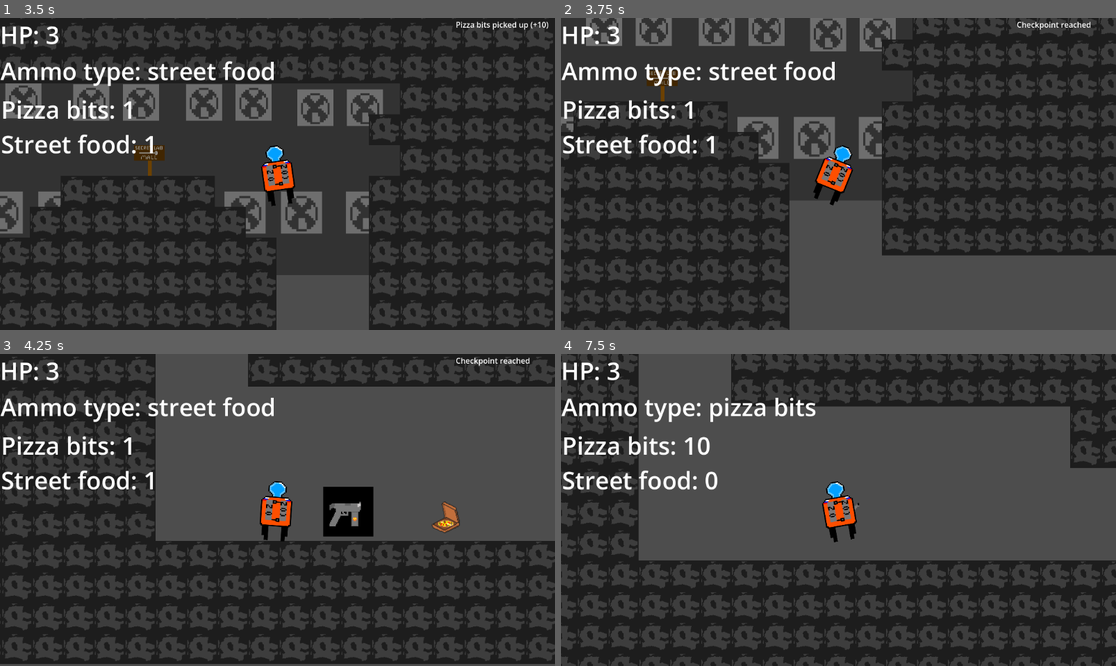
Above: before the commit, frames 1-4 (two rows, left to right).
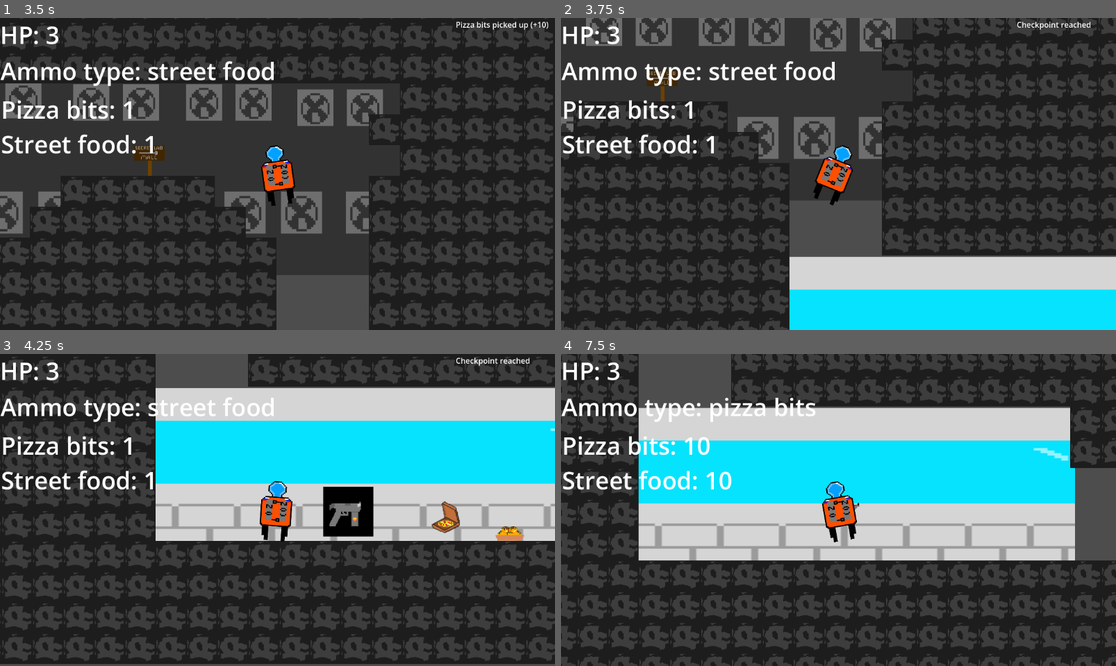
Above: after the commit, the same moments.

Repository: OperatorGrey/Yandex-Yeda-main
Game: Godot game, scene res://control.tscn
The game is run twice, just before and just after one commit, with the same random seed, the same clock (stepped at 60 frames per second) and the same inputs. Sound files missing from this copy of the repository are replaced by a short silence.
Inputs:
- Up to frame 1 (3.5 s): click "Instructions" at 0.5 s; click "Back" at 1.25 s; click "Play" at 2 s; tap Enter (ui_accept) at 2.75, 3.02 s; hold Right (ui_right) from 2.78 s (still down); tap C (ammo_type_change) at 2.85 s
- Up to frame 2 (3.75 s): keep holding Right (ui_right); tap X (shoot) at 3.6 s
- Up to frame 3 (4.25 s): keep holding Right (ui_right); tap Enter (ui_accept) at 3.77 s
- Up to frame 4 (7.5 s): release Right (ui_right) at 4.28 s; hold Left (ui_left) 4.28-5.03 s; tap C (ammo_type_change) at 4.35, 5.85, 7.35 s; hold Right (ui_right) 5.03-6.53 s; tap X (shoot) at 5.1, 6.6 s; tap Enter (ui_accept) at 5.27, 6.02, 6.77 s; hold Left (ui_left) 6.53-7.28 s; hold Right (ui_right) from 7.28 s (still down)

Frame 1 is identical in both runs. In frame 2, 14% of the frame differs, in the area x 41-100%, y 76-100%; in frame 3, 33%; in frame 4, 37%, in the area x 13-93%, y 17-67%.

Commit message:
ammo2 update

Diff:
--- /dev/null
+++ b/yandex-yeda/ammo2_box.tscn
@@ -0,0 +1,22 @@
+[gd_scene format=3 uid="uid://bmbo1h8n56kdm"]
+
+[ext_resource type="Script" uid="uid://dbdkg88b2koqc" path="res://ammo_2_box.gd" id="1_v0hr0"]
+[ext_resource type="Texture2D" uid="uid://8luvc5fl84uv" path="res://takoyaki_box.png" id="1_v4n67"]
+
+[sub_resource type="RectangleShape2D" id="RectangleShape2D_v0hr0"]
+size = Vector2(159, 103)
+
+[node name="Area2D" type="Area2D" unique_id=1793502846]
+script = ExtResource("1_v0hr0")
+
+[node name="Sprite2D" type="Sprite2D" parent="." unique_id=4663937]
+position = Vector2(131, 131.00002)
+scale = Vector2(0.39999998, 0.2977748)
+texture = ExtResource("1_v4n67")
+
+[node name="CollisionShape2D" type="CollisionShape2D" parent="." unique_id=625613670]
+position = Vector2(133.5, 129.5)
+scale = Vector2(0.48000002, 0.56)
+shape = SubResource("RectangleShape2D_v0hr0")
+
+[connection signal="area_entered" from="." to="." method="_on_area_entered"]
--- /dev/null
+++ b/yandex-yeda/ammo_2_box.gd
@@ -0,0 +1,8 @@
+extends Area2D
+
+var ammo_type_event = 1
+
+
+func _on_area_entered(area: Area2D) -> void:
+	if area.name == 'player_hitbox':
+		queue_free()
--- /dev/null
+++ b/yandex-yeda/intro.gd
@@ -0,0 +1,5 @@
+extends Control
+
+
+func _on_audio_stream_player_2d_finished() -> void:
+	$AudioStreamPlayer2D.play()
--- a/yandex-yeda/intro.tscn
+++ b/yandex-yeda/intro.tscn
@@ -1,6 +1,8 @@
 [gd_scene format=3 uid="uid://ik0f5fssqq5a"]
 
+[ext_resource type="Script" uid="uid://c8isodbflkai2" path="res://intro.gd" id="1_7a8ye"]
 [ext_resource type="Script" uid="uid://cjq1tx5056ks8" path="res://scripts/button4.gd" id="1_s2ta7"]
+[ext_resource type="AudioStream" uid="uid://dlks713wrox8l" path="res://4740127884181504.wav" id="3_0a7ni"]
 
 [node name="Control" type="Control" unique_id=1949115812]
 layout_mode = 3
@@ -9,6 +11,7 @@
 anchor_bottom = 1.0
 grow_horizontal = 2
 grow_vertical = 2
+script = ExtResource("1_7a8ye")
 
 [node name="Label" type="Label" parent="." unique_id=1970877458]
 layout_mode = 1
@@ -91,4 +94,10 @@
 text = "Back"
 script = ExtResource("1_s2ta7")
 
+[node name="AudioStreamPlayer2D" type="AudioStreamPlayer2D" parent="." unique_id=1664862956]
+stream = ExtResource("3_0a7ni")
+volume_db = 10.0
+autoplay = true
+
 [connection signal="pressed" from="Button" to="Button" method="_on_pressed"]
+[connection signal="finished" from="AudioStreamPlayer2D" to="." method="_on_audio_stream_player_2d_finished"]
--- a/yandex-yeda/level1.tscn
+++ b/yandex-yeda/level1.tscn
@@ -2,6 +2,7 @@
 
 [ext_resource type="Texture2D" uid="uid://bsnuxhg602inc" path="res://mall_background2.png" id="1_beq0j"]
 [ext_resource type="Texture2D" uid="uid://jrynhltq6cp4" path="res://Station-tile-black (1).png" id="1_dopym"]
+[ext_resource type="Texture2D" uid="uid://ydjpkmfp717v" path="res://labar_back.png" id="1_uuy0h"]
 [ext_resource type="PackedScene" uid="uid://dp8y2r3in6txk" path="res://acid_puddle.tscn" id="1_v8kj3"]
 [ext_resource type="Texture2D" uid="uid://b4i6gcqynrcjs" path="res://vent_sprite.png" id="1_ycv2e"]
 [ext_resource type="Texture2D" uid="uid://dxrabtv423k1r" path="res://fill_in.png" id="2_c5gc3"]
@@ -21,6 +22,7 @@
 [ext_resource type="PackedScene" uid="uid://ce7m3vh8enp4h" path="res://jump_dec.tscn" id="12_eqrsh"]
 [ext_resource type="Script" uid="uid://cft20d0ytlweo" path="res://jump_dec.gd" id="13_n8vhr"]
 [ext_resource type="Texture2D" uid="uid://dmwfjnv18rpd1" path="res://tablichka (1).png" id="21_c5gc3"]
+[ext_resource type="PackedScene" uid="uid://bmbo1h8n56kdm" path="res://ammo2_box.tscn" id="22_6e4cv"]
 
 [sub_resource type="TileSetAtlasSource" id="TileSetAtlasSource_v38iq"]
 texture = ExtResource("1_dopym")
@@ -95,6 +97,11 @@
 [node name="Node2D" type="Node2D" unique_id=58989182]
 position = Vector2(391, 155)
 metadata/_edit_horizontal_guides_ = [449.0]
+
+[node name="LabarBack" type="Sprite2D" parent="." unique_id=540767209]
+position = Vector2(2752.5, 1386)
+scale = Vector2(3.5742188, 1.3046875)
+texture = ExtResource("1_uuy0h")
 
 [node name="Parallax2D" type="Parallax2D" parent="." unique_id=1068153941]
 scroll_offset = Vector2(795, 962)
@@ -136,7 +143,7 @@
 texture = ExtResource("2_c5gc3")
 
 [node name="FillIn2" type="Sprite2D" parent="." unique_id=1378850736]
-position = Vector2(5998, 604)
+position = Vector2(5998, 630)
 texture = ExtResource("2_c5gc3")
 
 [node name="FillIn3" type="Sprite2D" parent="." unique_id=1765515119]
@@ -261,3 +268,6 @@
 [node name="Tablichka(1)" type="Sprite2D" parent="." unique_id=2117093933]
 position = Vector2(2040, 864)
 texture = ExtResource("21_c5gc3")
+
+[node name="ammo2_box" parent="." unique_id=1793502846 instance=ExtResource("22_6e4cv")]
+position = Vector2(2906, 1389)
Not shown, added: yandex-yeda/ammo_2_box.gd.uid
Not shown, added: yandex-yeda/intro.gd.uid
Binary file added: yandex-yeda/lab background.png
Not shown, added: yandex-yeda/lab background.png.import
Binary file added: yandex-yeda/labar_back.png
Not shown, added: yandex-yeda/labar_back.png.import
Not shown: 3 places in yandex-yeda/level1.tscn that only renumber resources
Binary file added: yandex-yeda/takoyaki_box.png
Not shown, added: yandex-yeda/takoyaki_box.png.import
Not shown, added: yandex-yeda/cellar background-20260814-092501.piskel
